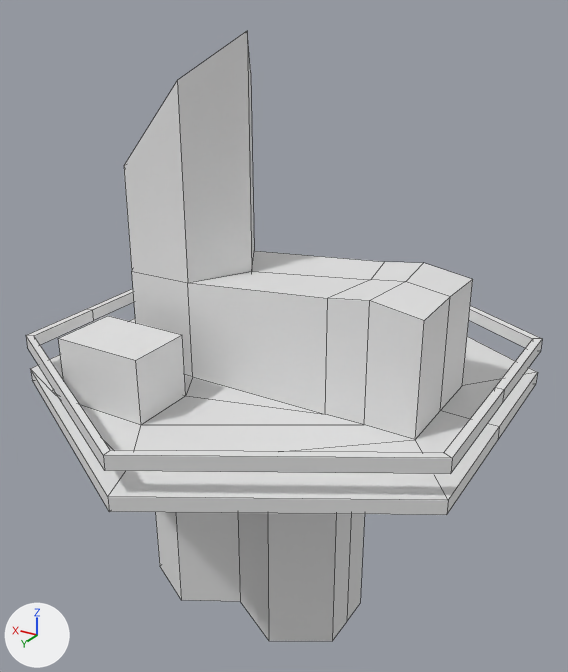
Two versions of the FBX model PSMG_Team_Zitronenkuchen/Assets/Resources/economyMILState3.fbx, one commit apart.
Both versions are drawn from a 50 mm camera at (-0.0155, 0.0236, 0.0247) aimed at (-0.0009, -0.0007, 0.0126). The axes (+X, +Y, +Z) are drawn at lower left. The lights are the same throughout. Mesh edges are drawn as thin lines. Where no turn or scale is listed for an object, it has been applied to the vertices.
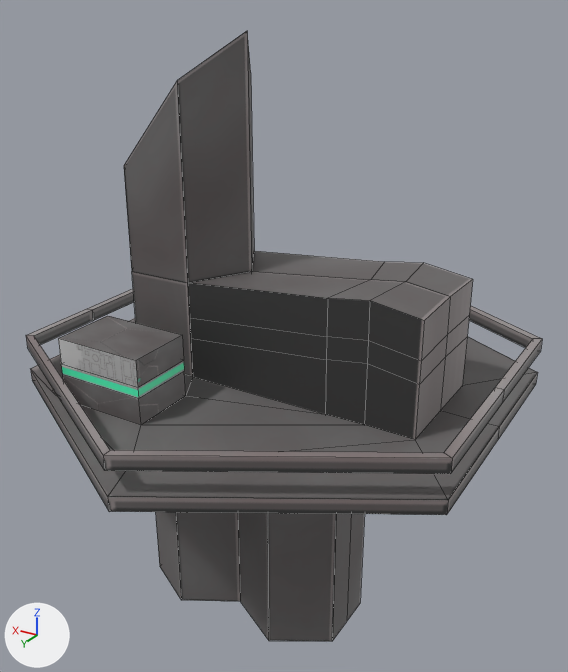
Pixel boxes [x1, y1, x2, y2] of what changed, in the pictures (568 x 672 px):
part 1 of me_cylinder_001, built on
    both: [58, 280, 473, 439]
part 2 of me_cylinder_001, recoloured (white to grey)
    both: [26, 31, 542, 641]
part 3 of me_cylinder_001, recoloured (white to grey)
    both: [59, 316, 181, 360]

Diff of the bpy script that builds the scene:
```diff
--- a/PSMG_Team_Zitronenkuchen/Assets/Resources/economyMILState3.fbx.py
+++ b/PSMG_Team_Zitronenkuchen/Assets/Resources/economyMILState3.fbx.py
@@ img_spheretexture_png @@
+img_spheretexture_png = load_image('SphereTexture.png', 'Materials/SphereTexture.png', 800, 600, 'sRGB')
@@ img_ecotexturenew_png @@
+img_ecotexturenew_png = load_image('EcoTextureNEW.png', 'Materials/EcoTextureNEW.png', 1024, 1024, 'sRGB')
@@ mat_smallbuilding__spheretexture_png @@
+mat_smallbuilding__spheretexture_png = principled_material('SmallBuilding__SphereTexture_png')
+mat_smallbuilding__spheretexture_png.texture = img_spheretexture_png
@@ mat_buildng__ecotexturenew_png @@
+mat_buildng__ecotexturenew_png = principled_material('Buildng__EcoTextureNEW_png')
+mat_buildng__ecotexturenew_png.texture = img_ecotexturenew_png
@@ mat_highlight__ecotexturenew_png @@
+mat_highlight__ecotexturenew_png = principled_material('Highlight__EcoTextureNEW_png')
+mat_highlight__ecotexturenew_png.texture = img_ecotexturenew_png
@@ mat_highlight__spheretexture_png @@
+mat_highlight__spheretexture_png = principled_material('Highlight__SphereTexture_png')
+mat_highlight__spheretexture_png.texture = img_spheretexture_png
@@ mat_smallbuilding__ecotexturenew_png @@
+mat_smallbuilding__ecotexturenew_png = principled_material('SmallBuilding__EcoTextureNEW_png')
+mat_smallbuilding__ecotexturenew_png.texture = img_ecotexturenew_png
@@ me_cylinder_001 @@
 # used by ob_cylinder_001; location = (0.00057, -0.0002, 0.0119)
-me_cylinder_001.from_pydata(...)  # 181 vertices, 176 faces; spans x -0.0102..0.0071, y -0.0102..0.0098, z -0.0119..0.0118
-me_cylinder_001.materials.append(mat_smallbuilding)  # white #e7e7e7
+me_cylinder_001.from_pydata(...)  # 216 vertices, 200 faces; spans x -0.0102..0.0071, y -0.0102..0.0098, z -0.0119..0.0118
+# me_cylinder_001 part 1
+# 12 faces are deleted
+# 21 vertices are added at x -0.0081..0.0039, y -0.0025..0.006, z -0.0011..0.0017
+# 9 new vertices lie (0.0, 0.0, -0.0014) away from vertices in x -0.0081..0.0012, y -0.0025..0.0021, z 0.0032..0.0039
+# 5 new vertices lie (0.0, 0.0, -0.0009) away from vertices in x -0.0081..0.0012, y -0.0025..0.0021, z 0.0018..0.0023
+# 20 new faces join them, mat_buildng__ecotexturenew_png (picture img_ecotexturenew_png)
+# 7 new faces join them, mat_smallbuilding__ecotexturenew_png (picture img_ecotexturenew_png)
+# 1 new face joins them, mat_smallbuilding__spheretexture_png (picture img_spheretexture_png)
+# 4 new faces join them, mat_highlight__ecotexturenew_png (picture img_ecotexturenew_png)
+# 4 new faces join them, mat_highlight__spheretexture_png (picture img_spheretexture_png)
+# me_cylinder_001 part 2: 152 faces spanning x -0.0102..0.0071, y -0.0102..0.0098, z -0.0119..0.0118 switch from mat_buildng (white #e7e7e7) to mat_buildng__ecotexturenew_png (picture img_ecotexturenew_png)
+# me_cylinder_001 part 3: 1 face spanning x 0.0004..0.0039, y 0.0035..0.006, z 0.0018 switches from mat_smallbuilding (white #e7e7e7) to mat_smallbuilding__ecotexturenew_png (picture img_ecotexturenew_png)
+me_cylinder_001.materials.append(mat_highlight__ecotexturenew_png)  # picture img_ecotexturenew_png
+me_cylinder_001.materials.append(mat_highlight__spheretexture_png)  # picture img_spheretexture_png
+me_cylinder_001.materials.append(mat_smallbuilding__ecotexturenew_png)  # picture img_ecotexturenew_png
+me_cylinder_001.materials.append(mat_smallbuilding__spheretexture_png)  # picture img_spheretexture_png
```
